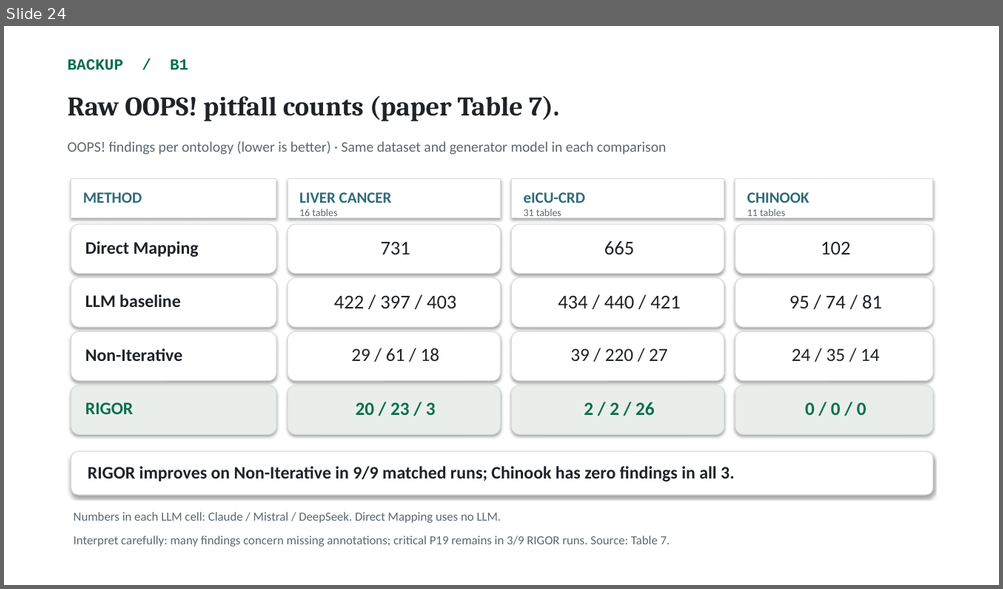
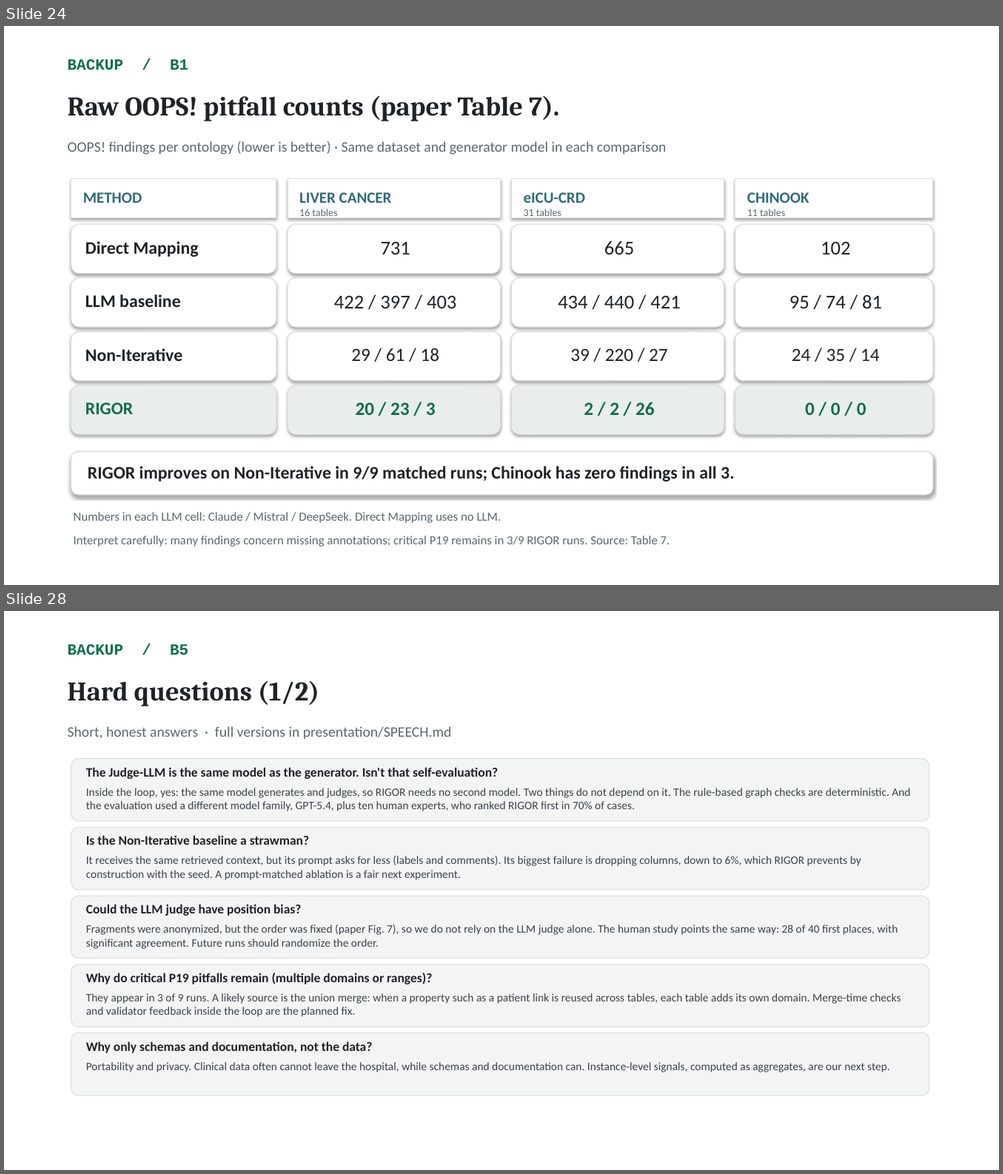
Before and after one commit to NadeenAhmad/rigor_private, a slide deck: presentation/RIGOR_ISWC2026.pptx. Shown one above the other, each under a label of ours: slide 24 before the commit, slides 24 and 28 after it; the slides between them are not shown. The pictures are 1003x589 and 1003x1174 pixels, drawn with LibreOffice and Linux fonts; fonts in the diff are those of the drawing. Boxes give left, top, right and bottom in pixels: in the first picture for what was removed or moved away, otherwise in the second. Text is boxed around its words. In the diff, an @@ line names an element or a change of style, - is before the commit and + after.

```diff
--- a/presentation/RIGOR_ISWC2026.pptx
+++ b/presentation/RIGOR_ISWC2026.pptx
@@ slide 28 added at (4,611,999,1170), background #FFFFFF @@
@@ text added at (68,644,188,655), 15 pt, text #0B6E4F, bold @@
+BACKUP / B5
@@ text added at (68,681,319,706), 26 pt, text #1F2328, bold @@
+Hard questions (1/2)
@@ text added at (68,726,452,739), 14 pt, text #5B6770 @@
+Short, honest answers · full versions in presentation/SPEECH.md
@@ rounded rectangle added at (71,759,929,821), fill #F3F5F4, outline #D9DEDB 0.75 pt @@
@@ text added at (86,767,498,779), 12.5 pt, text #1F2328, bold @@
+The Judge-LLM is the same model as the generator. Isn't that self-evaluation?
@@ text added at (86,788,910,812), 11 pt, text #3A434C @@
+Inside the loop, yes: the same model generates and judges, so RIGOR needs no second model. Two things do not depend on it. The rule-based graph checks are deterministic. And the evaluation used a different model family, GPT-5.4, plus ten human experts, who ranked RIGOR first in 70% of cases.
@@ rounded rectangle added at (71,827,929,890), fill #F3F5F4, outline #D9DEDB 0.75 pt @@
@@ text added at (86,835,309,845), 12.5 pt, text #1F2328, bold @@
+Is the Non-Iterative baseline a strawman?
@@ text added at (86,856,861,880), 11 pt, text #3A434C @@
+It receives the same retrieved context, but its prompt asks for less (labels and comments). Its biggest failure is dropping columns, down to 6%, which RIGOR prevents by construction with the seed. A prompt-matched ablation is a fair next experiment.
@@ rounded rectangle added at (71,896,929,959), fill #F3F5F4, outline #D9DEDB 0.75 pt @@
@@ text added at (86,904,301,916), 12.5 pt, text #1F2328, bold @@
+Could the LLM judge have position bias?
@@ text added at (86,925,898,949), 11 pt, text #3A434C @@
+Fragments were anonymized, but the order was fixed (paper Fig. 7), so we do not rely on the LLM judge alone. The human study points the same way: 28 of 40 first places, with significant agreement. Future runs should randomize the order.
@@ rounded rectangle added at (71,965,929,1028), fill #F3F5F4, outline #D9DEDB 0.75 pt @@
@@ text added at (86,973,432,985), 12.5 pt, text #1F2328, bold @@
+Why do critical P19 pitfalls remain (multiple domains or ranges)?
@@ text added at (86,994,901,1017), 11 pt, text #3A434C @@
+They appear in 3 of 9 runs. A likely source is the union merge: when a property such as a patient link is reused across tables, each table adds its own domain. Merge-time checks and validator feedback inside the loop are the planned fix.
@@ rounded rectangle added at (71,1034,929,1096), fill #F3F5F4, outline #D9DEDB 0.75 pt @@
@@ text added at (86,1042,372,1054), 12.5 pt, text #1F2328, bold @@
+Why only schemas and documentation, not the data?
@@ text added at (86,1062,890,1073), 11 pt, text #3A434C @@
+Portability and privacy. Clinical data often cannot leave the hospital, while schemas and documentation can. Instance-level signals, computed as aggregates, are our next step.
```
Also in this commit, not shown: 1 slide changed, 4 other slides added, 6 other files.
